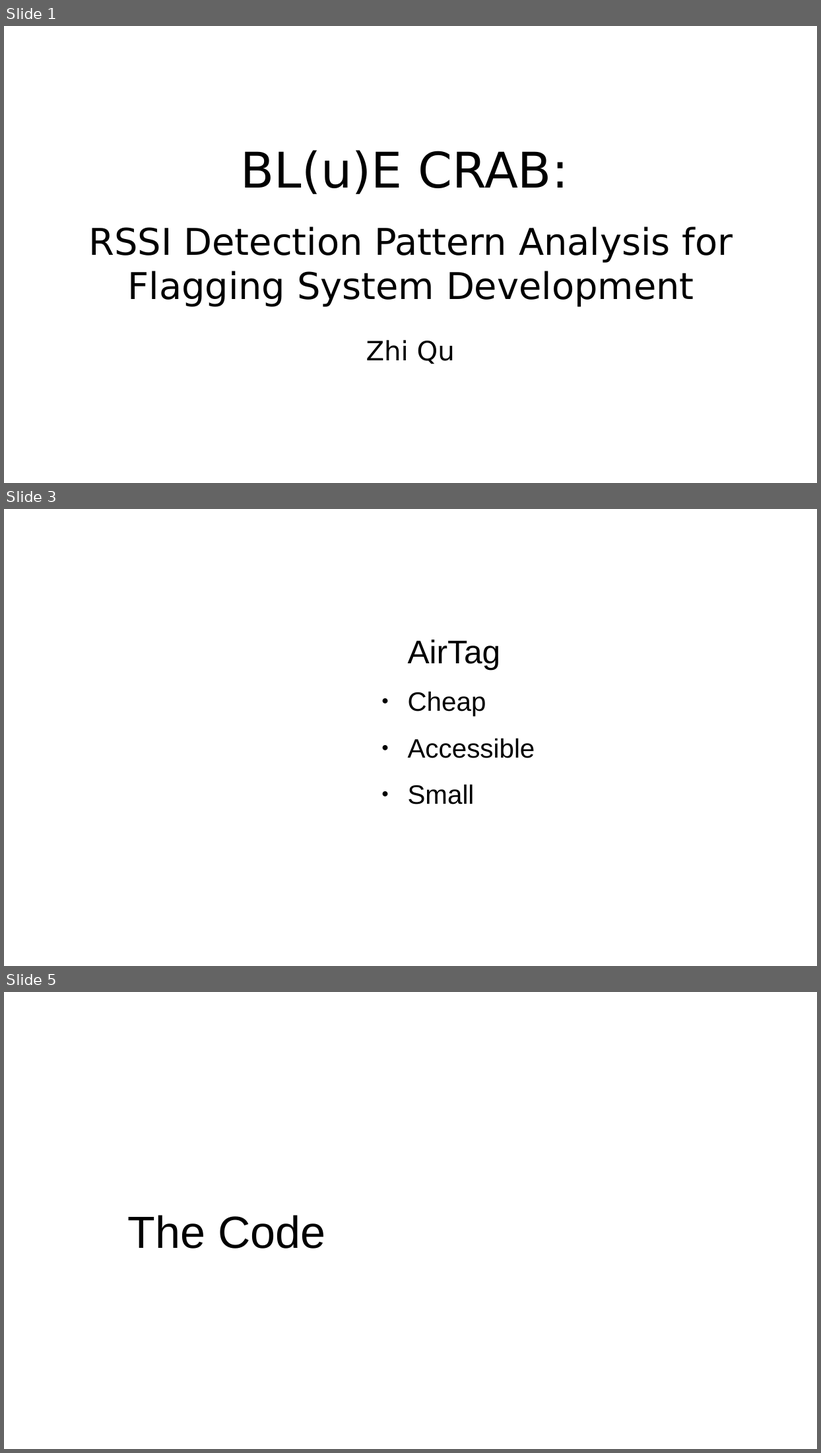
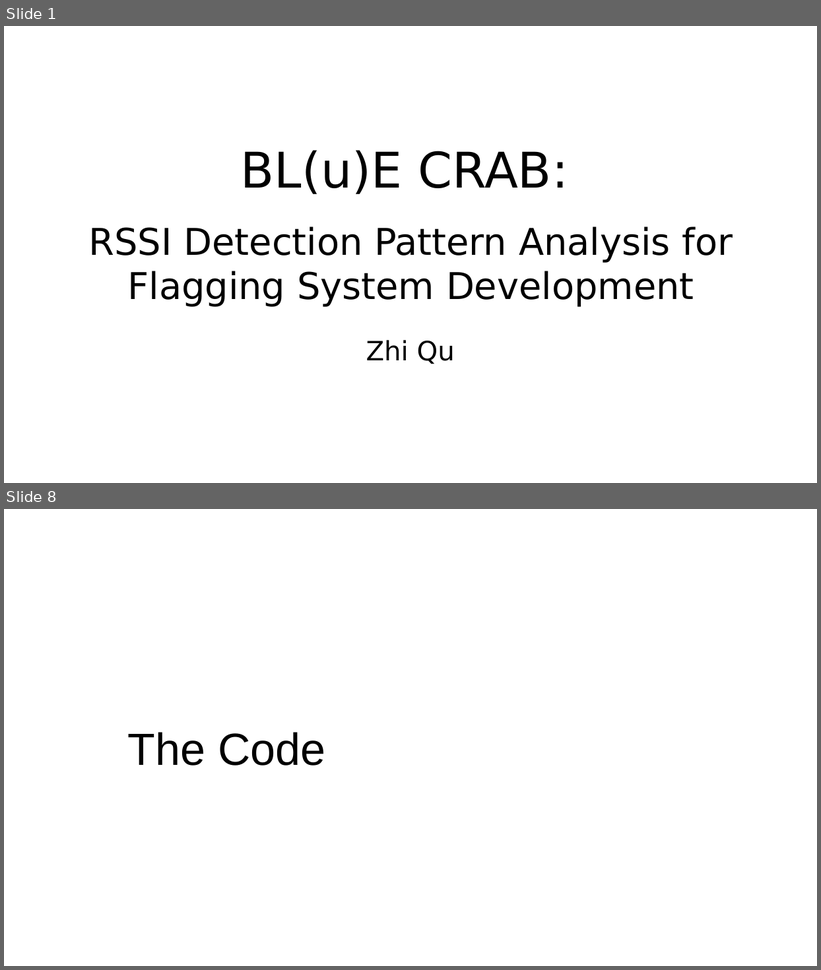
Before and after one commit to JaneQu-26/RSSI_Graphing, a slide deck: Blue Crab slide.odp. Shown one above the other, each under a label of ours: slides 1, 3 and 5 before the commit, slides 1 and 8 after it; the slides between them are not shown. The pictures are 821x1453 and 821x970 pixels, drawn with LibreOffice and Linux fonts; fonts in the diff are those of the drawing. Boxes give left, top, right and bottom in pixels: in the first picture for what was removed or moved away, otherwise in the second. Text is boxed around its words. In the diff, an @@ line names an element or a change of style, - is before the commit and + after.

```diff
--- a/Blue Crab slide.odp
+++ b/Blue Crab slide.odp
@@ slide 3 removed at <box>4,509,817,966</box>, background #FFFFFF @@
@@ text removed at <box>408,640,535,805</box> @@
-AirTag
-● Cheap
-● Accessible
-● Small
@@ what was slide 5 is now slide 8 @@
```
Also in this commit, not shown: 2 slides changed, 4 slides added, 1 other file.
